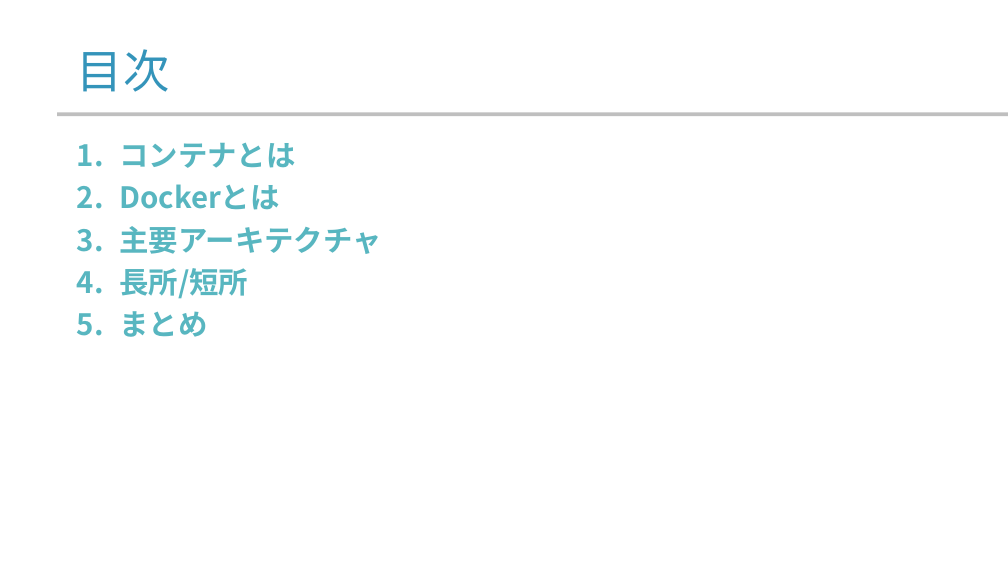
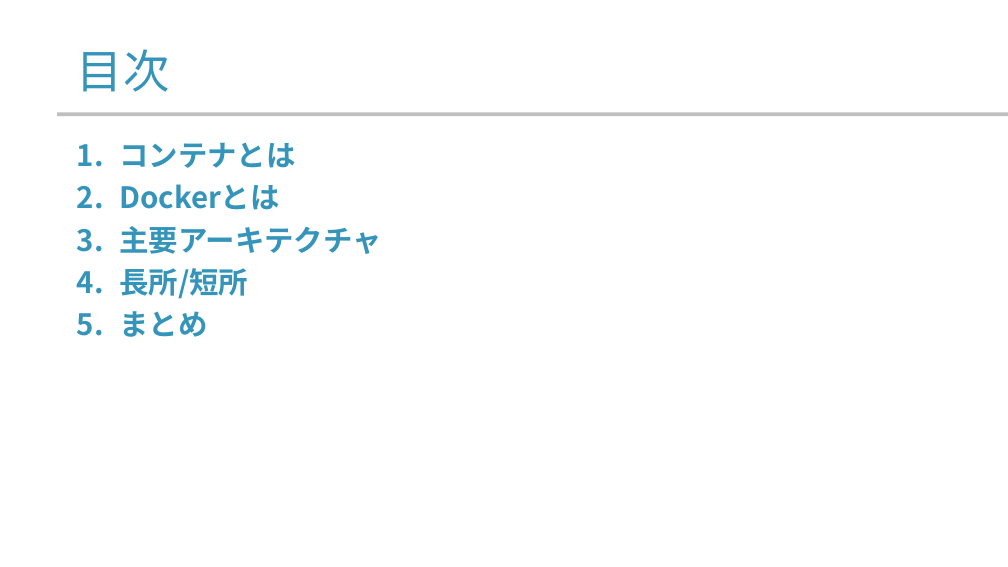
Before and after one commit to yamada-ai/java-prac, a slide deck: slide 2 of docker-container.pptx. Drawn at 1008x567 pixels with LibreOffice and Linux fonts; fonts in the diff are those of the drawing; background and template pictures are left out. Boxes give left, top, right and bottom in pixels: in the first picture for what was removed or moved away, otherwise in the second. Text is boxed around its words. In the diff, an @@ line names an element or a change of style, - is before the commit and + after.

```diff
--- a/docker-container.pptx
+++ b/docker-container.pptx
@@ text "コンテナとは" at box(119, 142, 381, 337): text colour #58B6C0 to #3494BA @@
```
Also in this commit, not shown: 3 other slides changed, 3 slides added.
